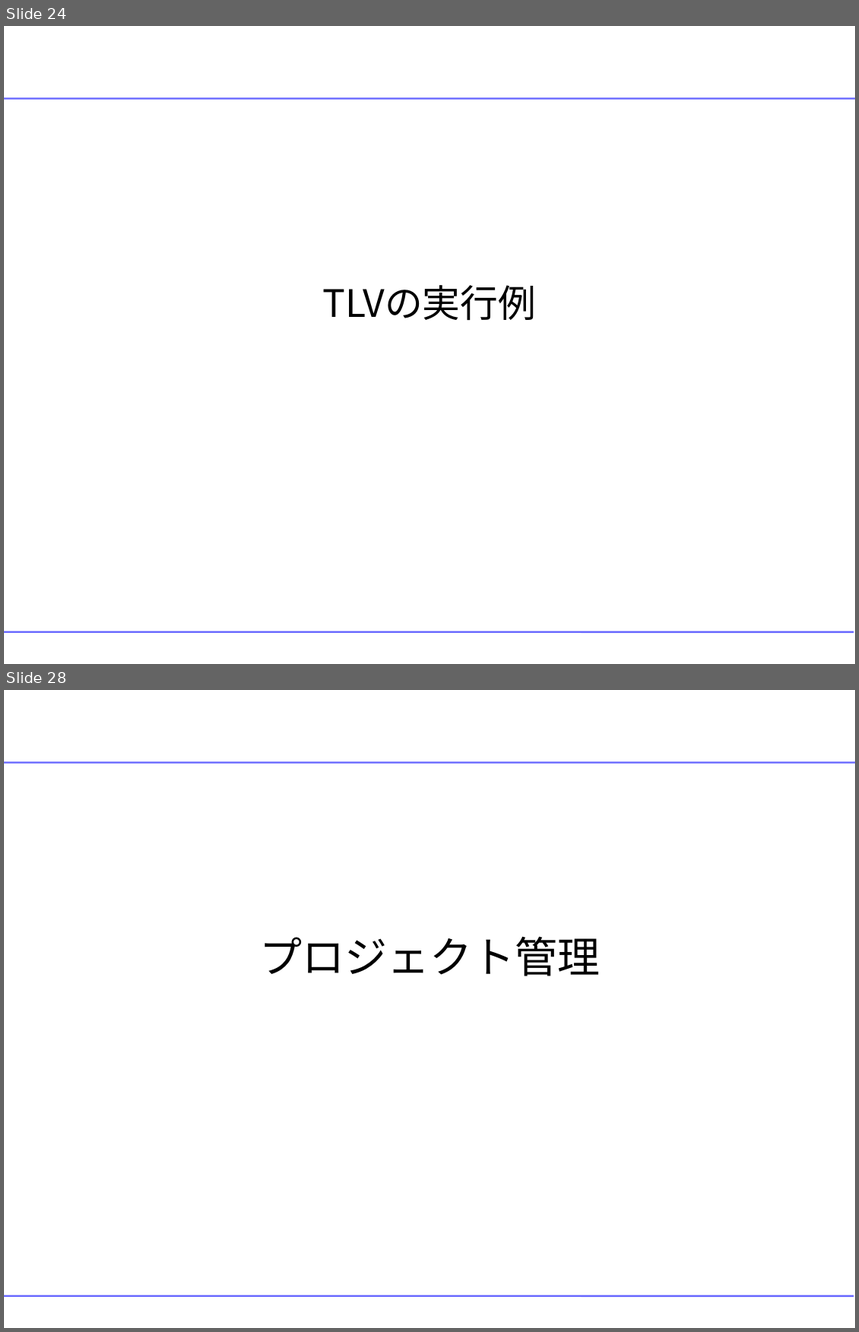
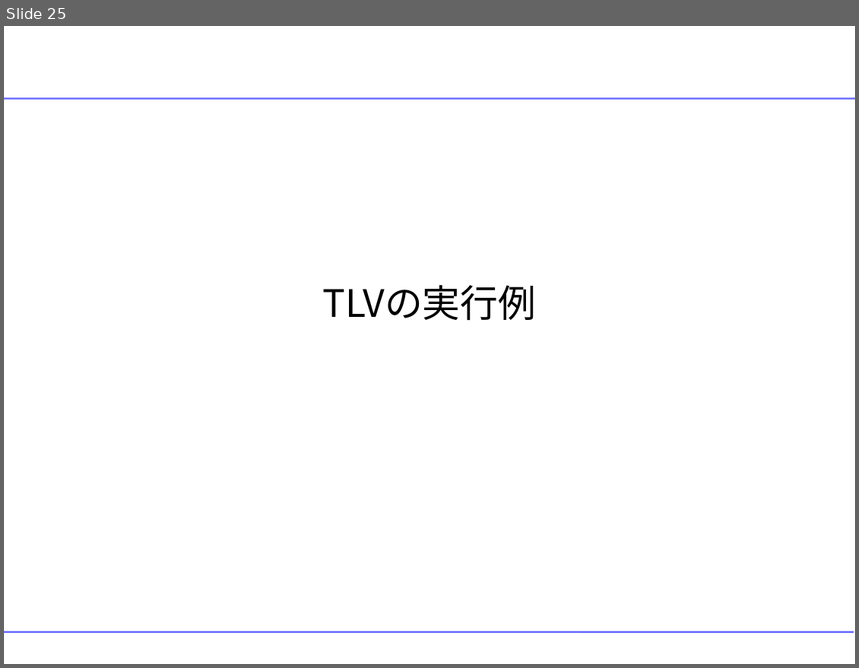
Before and after one commit to YixiaoLi/tlv4mc, a slide deck: doc/masterThesis/2008/goto/goto-thesis-slide.ppt. Shown one above the other, each under a label of ours: slides 24 and 28 before the commit, slide 25 after it; the slides between them are not shown. The pictures are 859x1332 and 859x668 pixels, drawn with LibreOffice and Linux fonts; fonts in the diff are those of the drawing; background and template pictures are left out. Boxes give left, top, right and bottom in pixels: in the first picture for what was removed or moved away, otherwise in the second. Text is boxed around its words. In the diff, an @@ line names an element or a change of style, - is before the commit and + after.

```diff
--- a/doc/masterThesis/2008/goto/goto-thesis-slide.ppt
+++ b/doc/masterThesis/2008/goto/goto-thesis-slide.ppt
@@ slide 28 removed at bbox=[4, 690, 855, 1328], background #FFFFFF; not listed: 2 template elements that a slide beside it also shows @@
@@ title removed at bbox=[259, 936, 600, 977] @@
-プロジェクト管理
@@ what was slide 24 is now slide 25 @@
```
Also in this commit, not shown: 33 slides changed, 5 slides added, 2 other slides removed, 3 other files.
